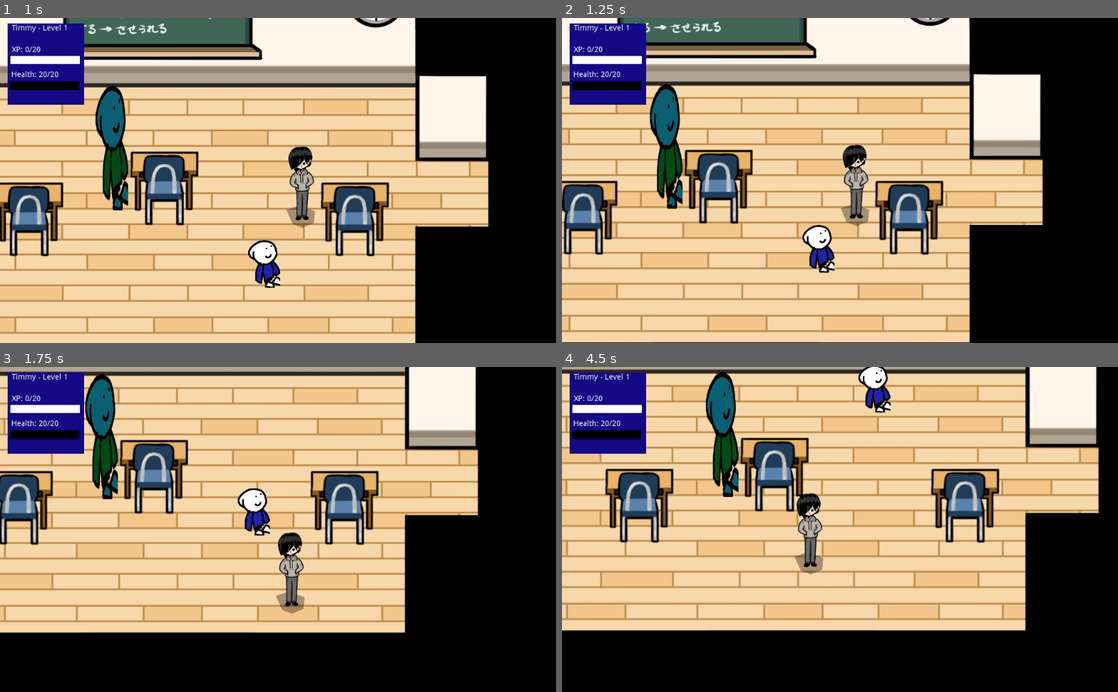
Above: before the commit, frames 1-4 (two rows, left to right).
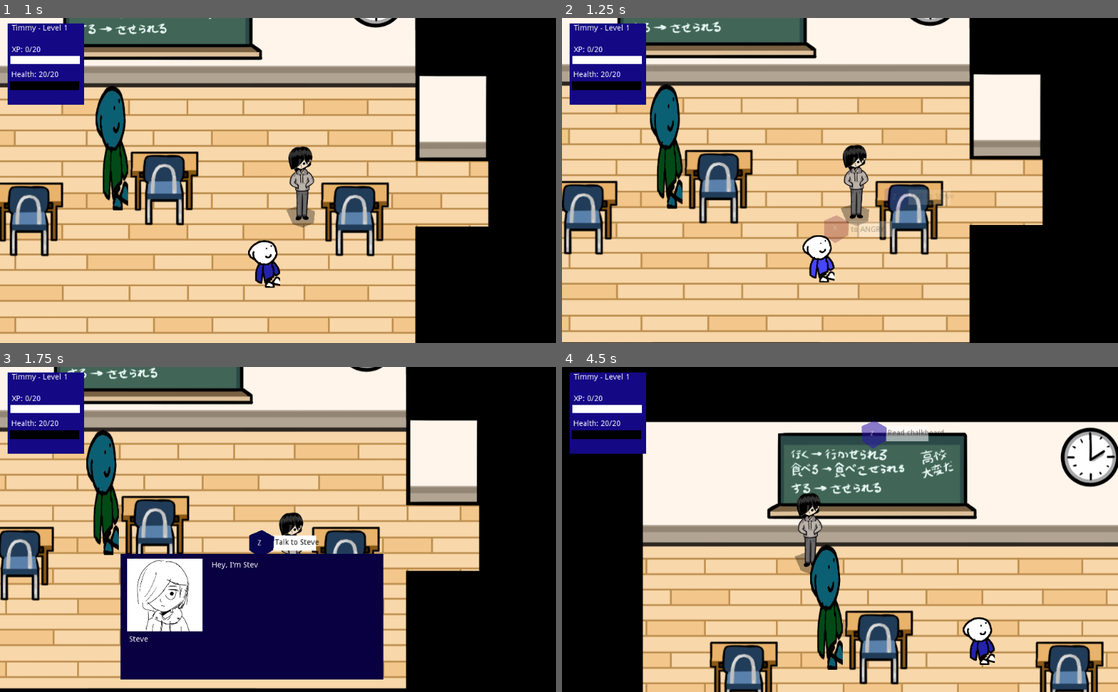
Above: after the commit, the same moments.

Repository: johnfn/ld49
Game: Godot game, scene res://Main.tscn
The game is run twice, just before and just after one commit, with the same random seed, the same clock (stepped at 60 frames per second) and the same inputs.
Inputs (mouse positions are in pixels of both pictures, inside the frame that each line leads up to):
- Up to frame 1 (1 s): move the mouse to (400, 164) at 0.52 s; hold Right (ui_right) from 0.53 s (still down); tap Z (action) at 0.6 s
- Up to frame 2 (1.25 s): keep holding Right (ui_right)
- Up to frame 3 (1.75 s): move the mouse to (166, 545) at 1.27 s; release Right (ui_right) at 1.28 s; hold Down (ui_down) from 1.28 s (still down); tap Z (action) at 1.35 s
- Up to frame 4 (4.5 s): move the mouse to (895, 458) at 2.02 s; release Down (ui_down) at 2.03 s; hold Right (ui_right) 2.03-2.78 s; tap X (angry) at 2.1, 4.35 s; tap Z (action) at 2.3, 2.85, 3.6 s; move the mouse to (812, 594) at 2.77 s; hold Up (ui_up) 2.78-3.53 s; move the mouse to (1006, 578) at 3.52 s; hold Left (ui_left) from 3.53 s (still down); move the mouse to (673, 480) at 4.27 s

Frame 1 is identical in both runs. In frame 2, 1.6% of the frame differs, in the area x 43-70%, y 51-82%; in frame 3, 66%; in frame 4, 82%, in the area x 0-100%, y 0-100%.

Commit message:
Fix breaking all itneractables

Diff:
--- a/InteractionMarker.gd
+++ b/InteractionMarker.gd
@@ -7,7 +7,6 @@
 signal on_interact
 signal on_anger
 
-onready var player: KinematicBody2D = $"/root/Main/Player"
 onready var marker = $InteractionMarker
 onready var animation = $AnimationPlayer
 onready var interactor = $"../"
@@ -163,11 +162,11 @@
       animation.play("MediumAngry")
 
 func _on_Area2D_body_entered(body):
-  if body == player:
+  if body == G.player():
     is_player_inside = true
     G.interactables.push_back(interactor)
 
 func _on_Area2D_body_exited(body):
-  if body == player:
+  if body == G.player():
     is_player_inside = false
     G.interactables.erase(interactor)
--- a/Main.tscn
+++ b/Main.tscn
@@ -17,18 +17,20 @@
 [node name="GameObjects" type="YSort" parent="."]
 
 [node name="Hallway" parent="GameObjects" instance=ExtResource( 2 )]
-
-[node name="Wastebin" parent="GameObjects/Hallway" instance=ExtResource( 4 )]
-position = Vector2( 585.898, 1301.76 )
-
-[node name="Steve" parent="GameObjects/Hallway" instance=ExtResource( 4 )]
-position = Vector2( 500, 1080 )
-
-[node name="Gteve" parent="GameObjects/Hallway" instance=ExtResource( 4 )]
-position = Vector2( 557.04, 703.578 )
+position = Vector2( 1780, 2020 )
 
 [node name="BigHallway" parent="GameObjects" instance=ExtResource( 12 )]
-position = Vector2( 0, 2000 )
+position = Vector2( 20, 0 )
+
+[node name="Wastebin" parent="GameObjects/BigHallway" instance=ExtResource( 4 )]
+position = Vector2( 485.898, 1178.18 )
+
+[node name="Steve" parent="GameObjects/BigHallway" instance=ExtResource( 4 )]
+position = Vector2( 400, 956.422 )
+
+[node name="Gteve" parent="GameObjects/BigHallway" instance=ExtResource( 4 )]
+position = Vector2( 460, 580 )
+enemy_type = 1
 
 [node name="FirstClassroom" parent="GameObjects" instance=ExtResource( 6 )]
 position = Vector2( -1200, 40 )
--- a/Npc.gd
+++ b/Npc.gd
@@ -89,9 +89,9 @@
   if Engine.editor_hint:
     render_proper_sprite()
   if $InteractionMarker.is_being_shown():
-    modulate = Color(2, 2, 2, 1)
+    $Graphics.modulate = Color(2, 2, 2, 1)
   else:
-    modulate = Color(1, 1, 1, 1)
+    $Graphics.modulate = Color(1, 1, 1, 1)
 
 func _on_InteractionMarker_on_interact():
   Enemies.info()[enemy_type].dialog.call_func()
